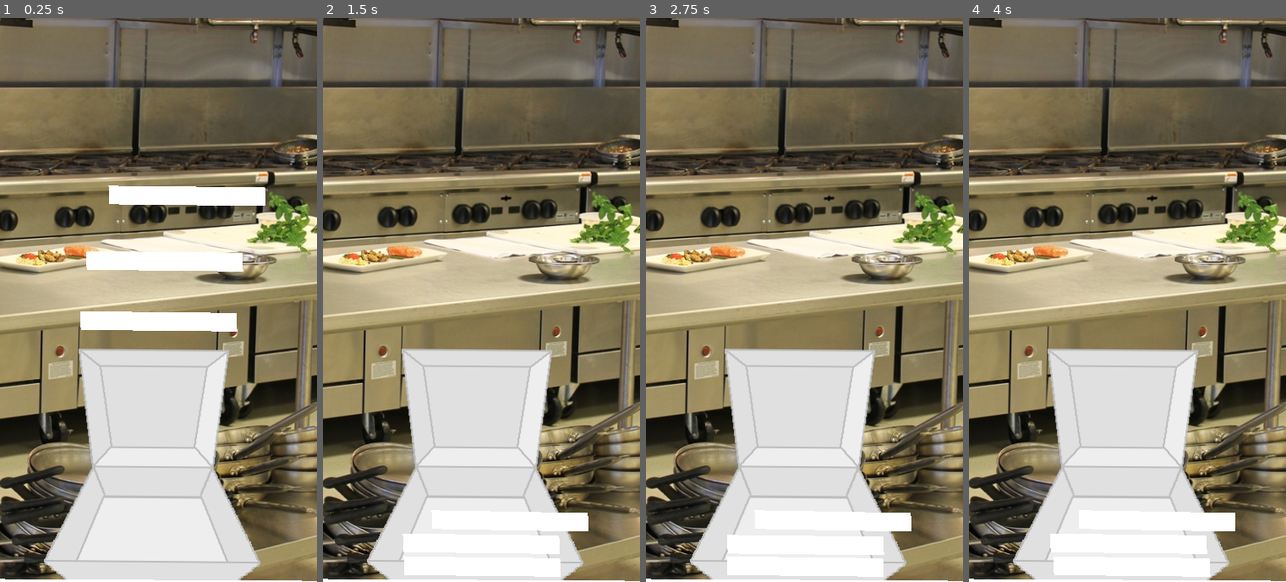
Above: before the commit, frames 1-4 (left to right).
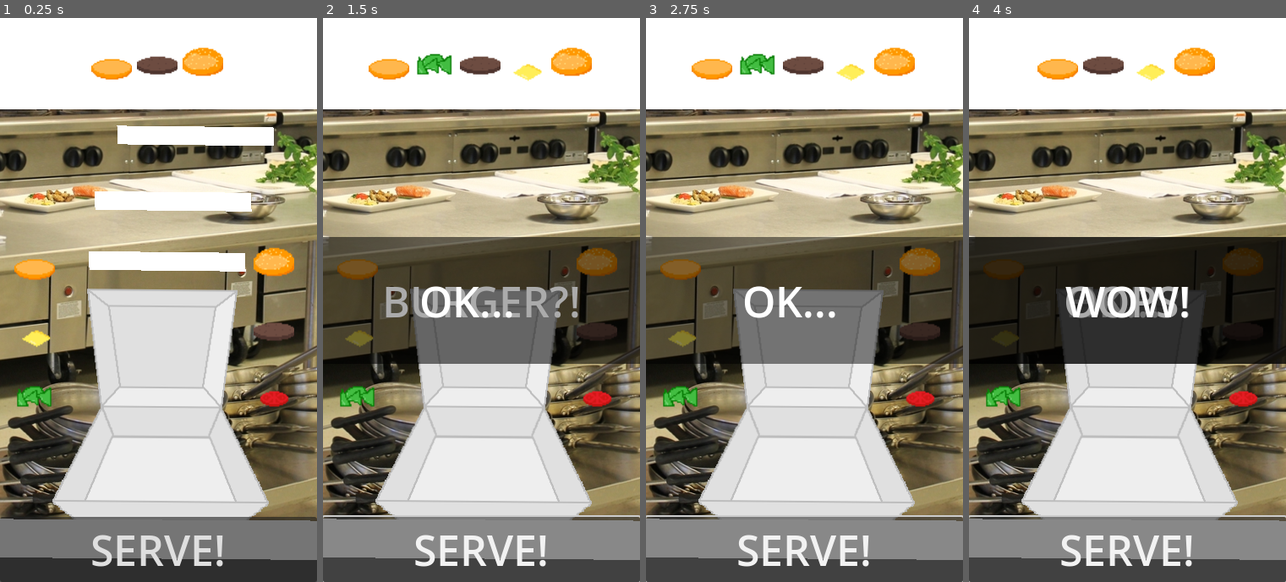
Above: after the commit, the same moments.

Repository: noahmacaulay/Burger
Game: Godot game, scene res://burgerparts.tscn
Same seed, same stepped clock (60 frames per second), same inputs: the game is played once before the commit and once after it. Before the commit the project starts from res://scene.tscn.
Inputs (mouse positions are in pixels of both pictures, inside the frame that each line leads up to):
- Up to frame 1 (0.25 s): no input
- Up to frame 2 (1.5 s): click (481, 548) at 0.5 s, where only the run after the commit has a clickable "SERVE!"; click (481, 548) at 1.25 s, where only the run after the commit has a clickable "SERVE!"
- Up to frame 3 (2.75 s): click (804, 548) at 2 s, where only the run after the commit has a clickable "SERVE!"
- Up to frame 4 (4 s): tap Enter at 2.75 s; move the mouse to (1156, 519) at 2.77 s; click (1156, 519) at 2.92 s; tap Space at 3.5 s; move the mouse to (1130, 565) at 3.52 s; click (1130, 565) at 3.67 s

The runs differ from the first frame. In frame 1, 76% of the frame differs, in the area x 0-100%, y 0-100%; in frame 2, 82%; in frame 3, 82%; in frame 4, 82%.

Commit message:
Add celebrate node

Diff:
--- /dev/null
+++ b/Celebrate.gd
@@ -0,0 +1,21 @@
+extends Control
+
+var possibilities = [
+	"WOW!",
+	"HUH?",
+	"OOPS!",
+	"OK...",
+	"BURGER?!"
+]
+
+@onready var text = $RichTextLabel
+@onready var timer = $Timer
+@onready var animation_player = $AnimationPlayer
+
+func _ready():
+	text.text = possibilities[randi() % 5]
+	timer.start(3)
+	animation_player.play("fadeout")
+
+func _on_timer_timeout():
+	queue_free()
--- a/burgerparts.gd
+++ b/burgerparts.gd
@@ -12,6 +12,7 @@
 ]
 
 var ingredient = preload("res://request_ingredient.tscn")
+var celebrate = preload("res://celebrate.tscn")
 
 func _ready():
 	randomize()
@@ -38,6 +39,8 @@
 func _on_timer_timeout():
 	pass # Replace with function body.
 
-
 func _on_button_pressed():
 	new_recipe()
+	for node in get_tree().get_nodes_in_group("pickable"):
+		node.queue_free()
+	add_child(celebrate.instantiate())
--- a/burgerparts.tscn
+++ b/burgerparts.tscn
@@ -123,3 +123,5 @@
 
 [connection signal="pressed" from="BottomUI/Button" to="." method="_on_button_pressed"]
 [connection signal="timeout" from="Timer" to="." method="_on_timer_timeout"]
+
+[editable path="Scene"]
--- /dev/null
+++ b/celebrate.tscn
@@ -0,0 +1,72 @@
+[gd_scene load_steps=4 format=3 uid="uid://dwbli45025vnq"]
+
+[ext_resource type="Script" path="res://Celebrate.gd" id="1_sv7id"]
+
+[sub_resource type="Animation" id="Animation_200oo"]
+resource_name = "fadeout"
+length = 2.0
+tracks/0/type = "value"
+tracks/0/imported = false
+tracks/0/enabled = true
+tracks/0/path = NodePath(".:modulate")
+tracks/0/interp = 1
+tracks/0/loop_wrap = true
+tracks/0/keys = {
+"times": PackedFloat32Array(0, 0.9, 2),
+"transitions": PackedFloat32Array(1, 1.6245, 1),
+"update": 0,
+"values": [Color(1, 1, 1, 1), Color(1, 1, 1, 1), Color(1, 1, 1, 0)]
+}
+
+[sub_resource type="AnimationLibrary" id="AnimationLibrary_vkwew"]
+_data = {
+"fadeout": SubResource("Animation_200oo")
+}
+
+[node name="Celebrate" type="Control"]
+custom_minimum_size = Vector2(2.08165e-12, 150)
+layout_mode = 3
+anchors_preset = 14
+anchor_top = 0.5
+anchor_right = 1.0
+anchor_bottom = 0.5
+grow_horizontal = 2
+grow_vertical = 2
+size_flags_vertical = 3
+script = ExtResource("1_sv7id")
+
+[node name="ColorRect" type="ColorRect" parent="."]
+layout_mode = 1
+anchors_preset = 15
+anchor_right = 1.0
+anchor_bottom = 1.0
+grow_horizontal = 2
+grow_vertical = 2
+color = Color(0, 0, 0, 0.329412)
+
+[node name="RichTextLabel" type="RichTextLabel" parent="."]
+layout_mode = 1
+anchors_preset = 8
+anchor_left = 0.5
+anchor_top = 0.5
+anchor_right = 0.5
+anchor_bottom = 0.5
+offset_left = -73.5
+offset_top = -34.5
+offset_right = 73.5
+offset_bottom = 34.5
+grow_horizontal = 2
+grow_vertical = 2
+theme_override_font_sizes/normal_font_size = 50
+text = "WOW!"
+fit_content = true
+autowrap_mode = 0
+
+[node name="Timer" type="Timer" parent="."]
+
+[node name="AnimationPlayer" type="AnimationPlayer" parent="."]
+libraries = {
+"": SubResource("AnimationLibrary_vkwew")
+}
+
+[connection signal="timeout" from="Timer" to="." method="_on_timer_timeout"]
--- a/project.godot
+++ b/project.godot
@@ -11,7 +11,7 @@
 [application]
 
 config/name="Burger"
-run/main_scene="res://scene.tscn"
+run/main_scene="res://burgerparts.tscn"
 config/features=PackedStringArray("4.1", "GL Compatibility")
 config/icon="res://icon.svg"
 
Not shown: 1 places in burgerparts.tscn that only renumber resources
